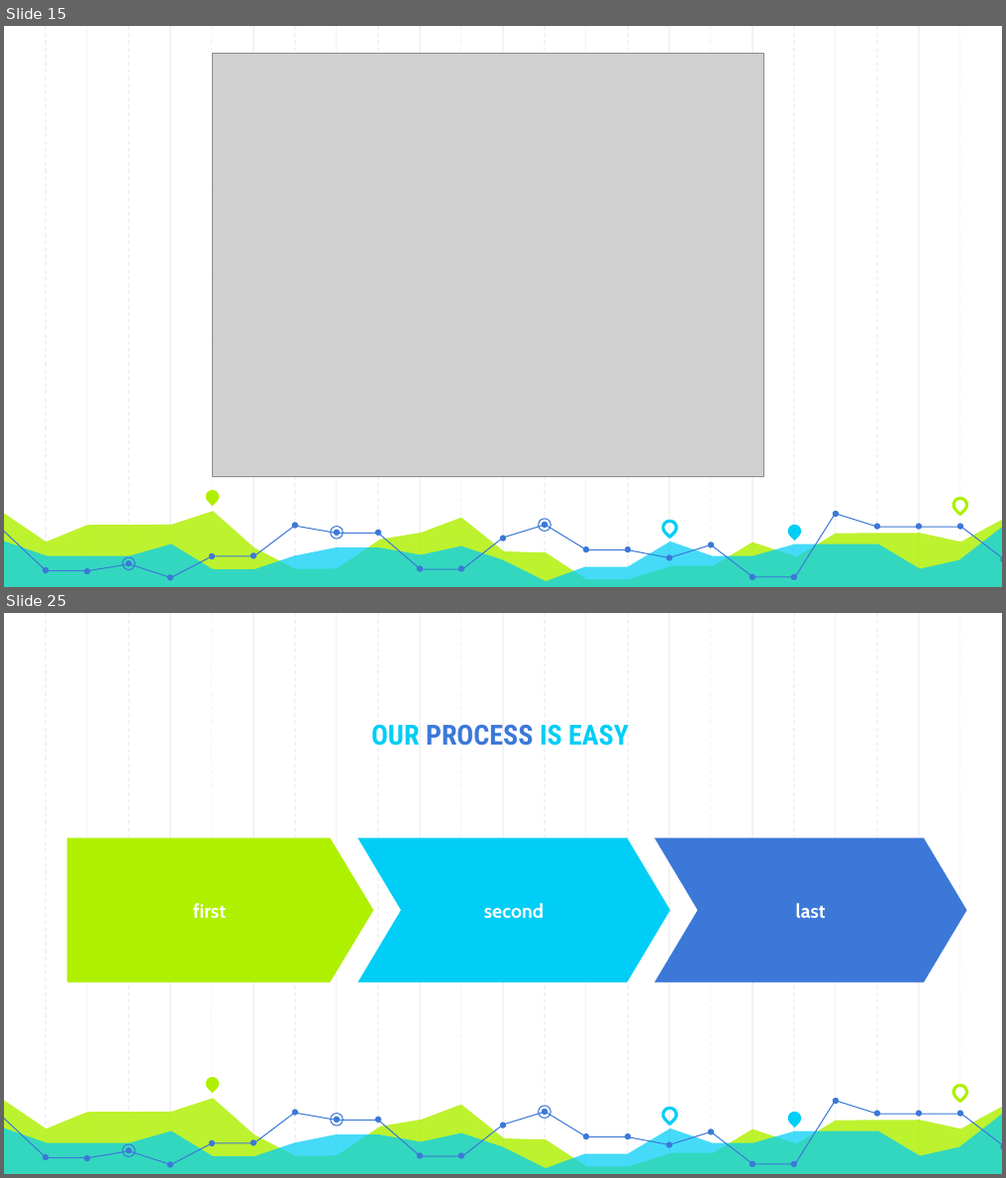
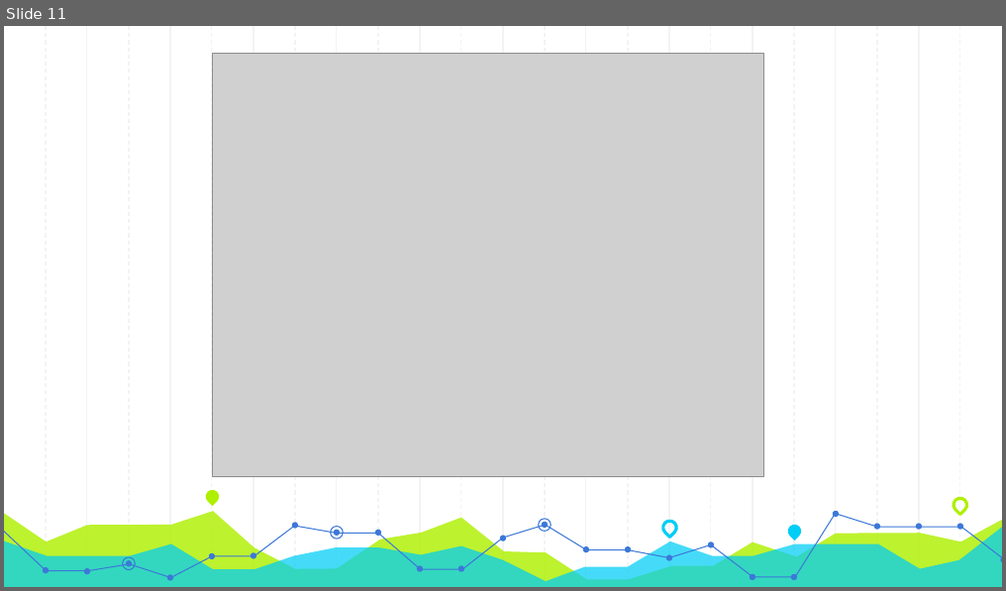
Before and after one commit to elisemoe/FLL-Team-Resources, a slide deck: Coding/Ev3-Sensors.pptx. Shown one above the other, each under a label of ours: slides 15 and 25 before the commit, slide 11 after it; the slides between them are not shown. The pictures are 1006x1178 and 1006x591 pixels, drawn with LibreOffice and Linux fonts; fonts in the diff are those of the drawing; grey boxes stand for pictures. Boxes give left, top, right and bottom in pixels: in the first picture for what was removed or moved away, otherwise in the second. Text is boxed around its words. In the diff, an @@ line names an element or a change of style, - is before the commit and + after.

```diff
--- a/Coding/Ev3-Sensors.pptx
+++ b/Coding/Ev3-Sensors.pptx
@@ slide 25 removed at [4,613,1002,1174], background #FFFFFF; not listed: 59 template elements that a slide beside it also shows @@
@@ title removed at [371,724,629,746] @@
-OUR PROCESS IS EASY
@@ pentagon arrow removed at [67,838,373,982] @@
-first
@@ chevron removed at [358,838,670,982] @@
-second
@@ chevron removed at [654,838,967,982] @@
-last
@@ what was slide 15 is now slide 11 @@
```
Also in this commit, not shown: 4 slides changed, 14 other slides removed, 3 other files.
